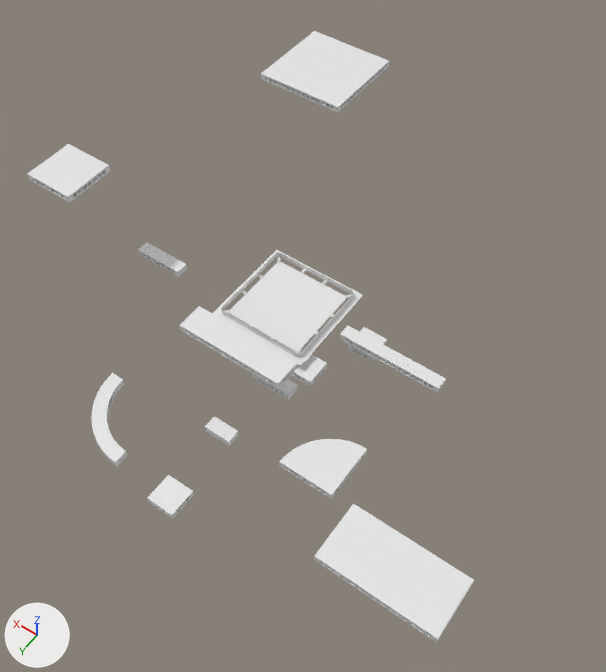
Renders of the Blender file blended_turtle/TurtleScripts/FloorTile.blend from each side of a commit.
Camera for both pictures: a camera (50 mm lens) standing at (-256.0, 456.0, 601.0) and looking at (30.0, 56.0, -27.0). Every picture has the same lights, and +X, +Y and +Z are marked at lower left.

Names of what the first picture shows: 'A-TRP-v7.0', 'BA-TRP-v7.0', 'E-TRP-v7.6', 'F-TRP-v7.5', 'G-TRP-v7.0', 'I-TRP-v7.000', 'I-TRP-v7.5', 'IA-TRP-v7.0', 'Q-TRP-v7.5', 'R-TRP-v7.5', 'S-TRP-v7.5', 'SB-TRP-v7.5', 'U-TRP-v7.5', 'turtle_world'.
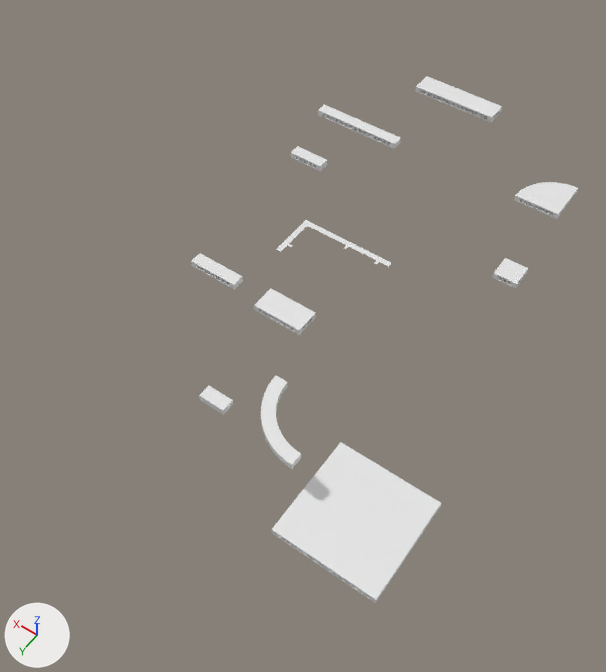
The change in detail:
me_q_trp_v7_5 has 863 vertices, 1814 faces and spans x 0.0..101.6, y 0.0..12.7, z 0.0..7.0.
me_q_trp_v7_5 is used by ob_q_trp_v7_5; location (-113.0, 45.0, 1.0).
Verts and faces of me_q_trp_v7_5; kept vertices keep their numbers, new ones are numbered from 863.
Before the commit, vertices of me_q_trp_v7_5: 0 (101.6, 12.7, 7.0) at pixel (339, 334), 1 (0.0, 0.0, 7.0) at pixel (446, 378), 2 (101.6, 0.0, 7.0) at pixel (347, 325), 6 (101.6, 0.0, 0.0).
Part 1, on me_q_trp_v7_5:
Faces deleted: (0, 1, 2), (1, 6, 2).
New vertex 863 is at (0.0, 0.0, 0.0), pixel (400, 142).
New vertex 864 is at (101.6, 0.0, 0.0).
New vertex 865 is at (50.8, 0.0, 0.0).
New vertices 866, 867, 868 stand at vertices 863, 864, 865, in that order, plus (10.8, 0.0, 0.0).
New vertex 869 is at (50.8, 0.0, 7.0), pixel (361, 120).
New faces: (0, 1, 869, 2), (1, 6, 2, 869), (2, 869, 865, 864), (1, 863, 865, 869), (863, 866, 868, 865), (864, 865, 868, 867).
me_sb_trp_v7_5 is used by ob_sb_trp_v7_5; location (-21.0, 136.0, 53.0).
me_sb_trp_v7_5 had 1314 vertices, 627 faces and spanned x -13.8..101.6, y 0.0..25.4, z 0.0..7.0.
me_sb_trp_v7_5 now has 2038 vertices, 4296 faces and spans x 0.0..101.6, y 0.0..25.4, z 0.0..7.0.
me_sb_trp_v7_5 part 2: 4 vertices moved within x 1.0..100.6, y 0.0..25.4, z 0.0; 7 vertices removed from x -13.8..101.6, y 0.0, z 0.0..7.0; 731 vertices added at x 0.0..101.6, y 0.0..25.4, z 0.0..5.6.
me_world_mesh_034 is used by ob_turtle_world; location (0.0, 0.0, 0.0).
me_world_mesh_034 had 124 vertices, 113 faces and spanned x 0.0..101.6, y 0.0..101.6, z 0.0..6.1.
me_world_mesh_034 now has 19 vertices, 5 faces and spans x 0.0..102.5, y -50.8..0.0, z 0.0.
me_world_mesh_034 part 3: the whole mesh is rebuilt.
Object 'I-TRP-v7.5' (ob_i_trp_v7_5) moves from (-43.0, 25.0, -16.0) to (-107.0, -139.0, -25.0).
Object 'A-TRP-v7.0' (ob_a_trp_v7_0) moves from (157.0, 71.0, 0.0) to (92.0, 65.0, 19.0).
Object 'BA-TRP-v7.0' (ob_ba_trp_v7_0) moves from (-21.0, 136.0, 22.0) to (124.0, -119.0, 14.0).
Object 'E-TRP-v7.6' (ob_e_trp_v7_6) is deleted.
Object 'F-TRP-v7.5' (ob_f_trp_v7_5) moves from (-96.0, 143.0, 3.0) to (-97.0, -284.0, -31.0).
Object 'G-TRP-v7.0' (ob_g_trp_v7_0) moves from (63.0, 206.0, -1.0) to (-54.0, 125.0, -2.0).
Object 'I-TRP-v7.000' (ob_i_trp_v7_000) is deleted.
Object 'IA-TRP-v7.0' (ob_ia_trp_v7_0) moves from (0.0, 189.0, 0.0) to (17.0, 174.0, 12.0).
Object 'Q-TRP-v7.5' (ob_q_trp_v7_5) moves from (-113.0, 45.0, 1.0) to (86.0, -206.0, 3.0).
Object 'R-TRP-v7.5' (ob_r_trp_v7_5) is deleted.
Object 'S-TRP-v7.5' (ob_s_trp_v7_5) moves from (-14.0, 81.0, -14.0) to (18.0, 53.0, 6.0).
Object 'SB-TRP-v7.5' (ob_sb_trp_v7_5) moves from (-21.0, 136.0, 53.0) to (29.0, -342.0, -13.0).
Object 'U-TRP-v7.5' (ob_u_trp_v7_5) moves from (140.0, -263.0, 48.0) to (-162.0, 125.0, -46.0).

Pixel boxes [x1, y1, x2, y2] of what changed, in the pictures (606 x 672 px):
'U-TRP-v7.5', moved
    before: [261, 31, 389, 113]
    after: [271, 442, 441, 603]
'R-TRP-v7.5', deleted
    before: [314, 503, 474, 643]
'turtle_world', reshaped (24% narrower, 60% shorter)
    before: [212, 250, 363, 366]
    after: [277, 220, 391, 266]
'SB-TRP-v7.5', reshaped, moved
    before: [179, 306, 297, 389]
    after: [415, 76, 502, 122]
'F-TRP-v7.5', moved
    before: [279, 439, 367, 499]
    after: [514, 182, 578, 219]
'G-TRP-v7.0', moved
    before: [91, 373, 128, 466]
    after: [261, 375, 301, 469]
'Q-TRP-v7.5', reshaped, moved (21% narrower, 33% shorter)
    before: [340, 325, 446, 393]
    after: [318, 104, 401, 149]
'E-TRP-v7.6', deleted
    before: [27, 144, 110, 203]
'S-TRP-v7.5', moved
    before: [277, 341, 327, 387]
    after: [254, 288, 316, 335]
'A-TRP-v7.0', moved
    before: [138, 242, 187, 277]
    after: [191, 253, 243, 290]
'I-TRP-v7.000', deleted
    before: [147, 475, 194, 519]
'IA-TRP-v7.0', moved
    before: [205, 416, 239, 446]
    after: [199, 386, 233, 415]
'I-TRP-v7.5', moved
    before: [348, 327, 387, 362]
    after: [492, 258, 528, 289]
'BA-TRP-v7.0', moved
    before: [252, 373, 297, 400]
    after: [291, 146, 327, 171]
part 1 of me_q_trp_v7_5, built on
    before: [340, 325, 442, 377]
    after: [319, 104, 398, 137]
part 2 of me_sb_trp_v7_5, built on
    before: [179, 306, 297, 388]
    after: [415, 87, 502, 122]
